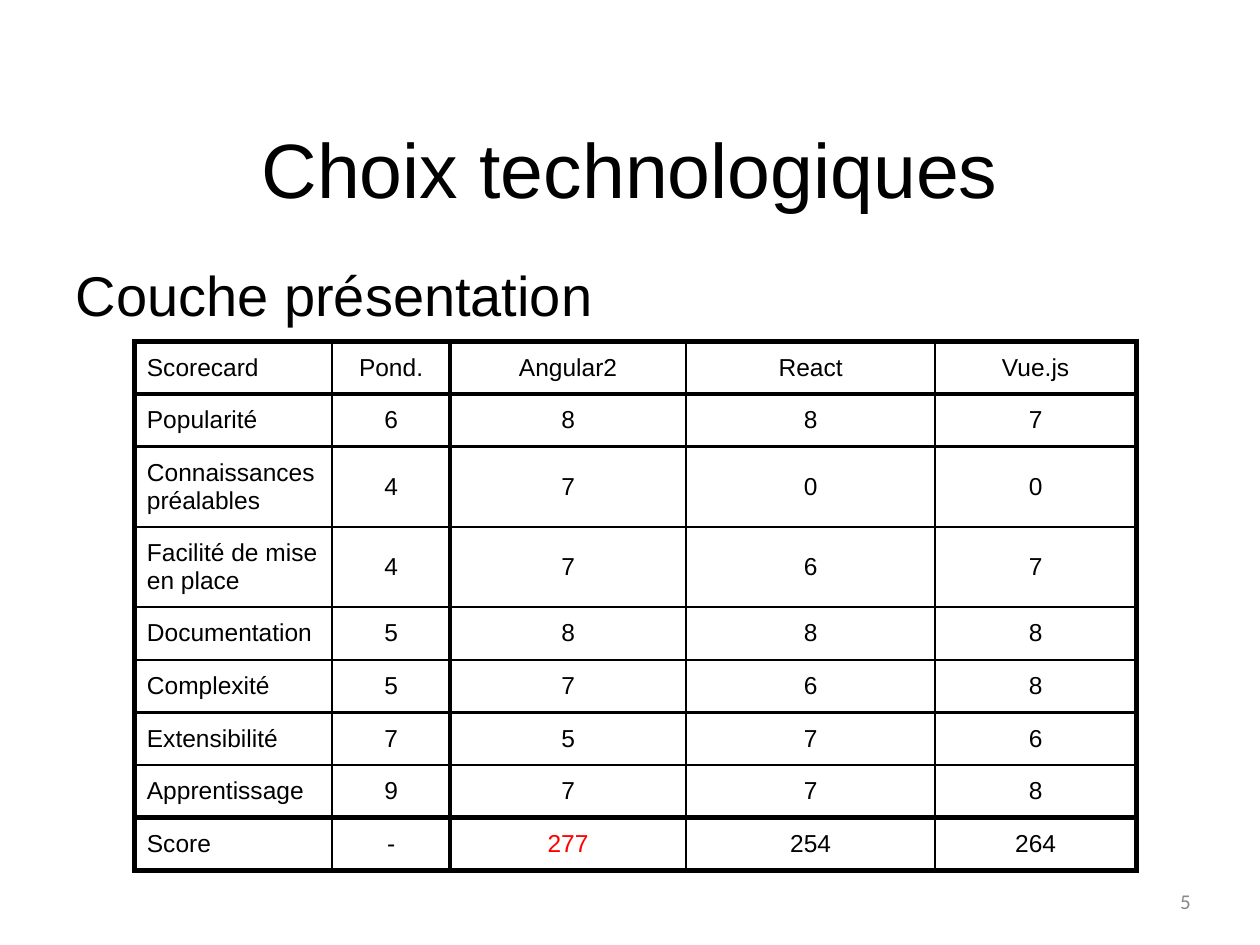
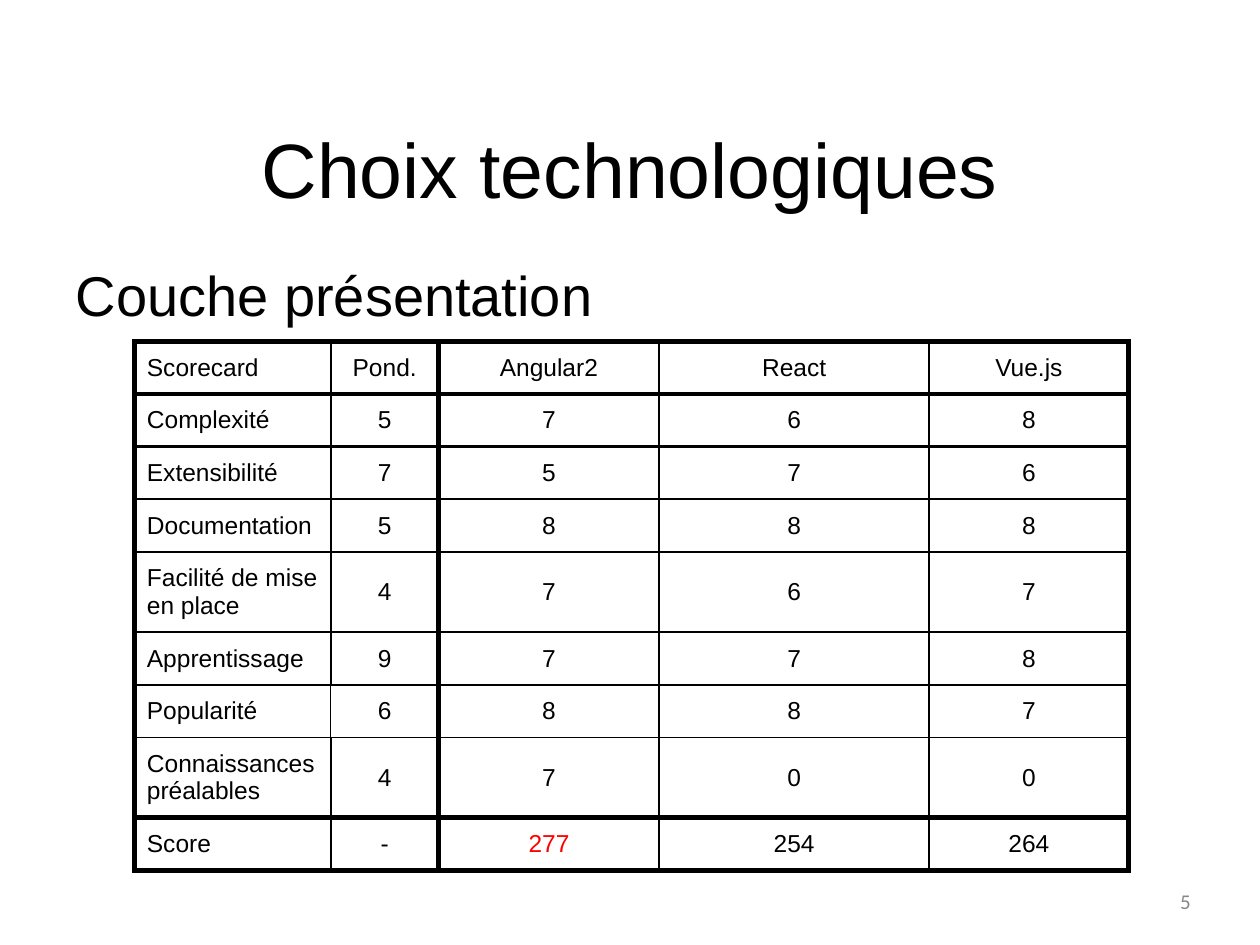
Before and after one commit to NicolasFuchs/Hashcode, a slide deck: slide 5 of G6_presentation_intermediaire_fuchs_butty_rial.pptx. Drawn at 1260x945 pixels with LibreOffice and Linux fonts; fonts in the diff are those of the drawing; background and template pictures are left out. Boxes give left, top, right and bottom in pixels: in the first picture for what was removed or moved away, otherwise in the second. Text is boxed around its words. In the diff, an @@ line names an element or a change of style, - is before the commit and + after.

```diff
--- a/G6_presentation_intermediaire_fuchs_butty_rial.pptx
+++ b/G6_presentation_intermediaire_fuchs_butty_rial.pptx
@@ table at (135, 341, 1129, 892) @@
+row 2: Complexité | 5 | 7 | 6 | 8
+row 3: Extensibilité | 7 | 5 | 7 | 6
+row 4: Documentation | 5 | 8 | 8 | 8
+row 5: Facilité de mise en place | 4 | 7 | 6 | 7
+row 6: Apprentissage | 9 | 7 | 7 | 8
-row 4: Facilité de mise en place | 4 | 7 | 6 | 7
-row 5: Documentation | 5 | 8 | 8 | 8
-row 6: Complexité | 5 | 7 | 6 | 8
-row 7: Extensibilité | 7 | 5 | 7 | 6
-row 8: Apprentissage | 9 | 7 | 7 | 8
@@ borders changed @@
@@ table: place and size @@
-table at (135, 341, 1138, 892)
+table at (135, 341, 1129, 892)
```
Also in this commit, not shown: 1 other slide changed.
